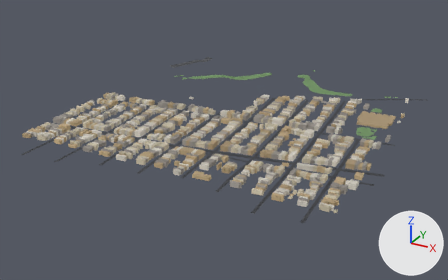
Before and after pictures for a commit that changed the glTF model public/tiles/tile_6_11.glb.
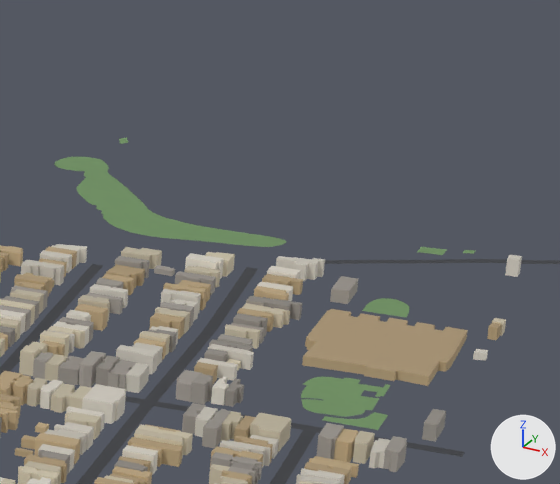
The first picture shows the older version from a camera (50 mm lens) standing at (-1265.0, -1682.0, 646.0) and looking at (-1973.0, -394.0, 2.0). The close-ups show the older and then the newer version on the part from 63% to 93% of the width and 13% to 55% of the height of that picture. Only the edits that show in the close-ups are written down. Lighting does not change. The marker at lower right points along +X, +Y and +Z. Where no turn or scale is listed for an object, it has been applied to the vertices.

Objects in the first close-up: 'bld_6_11', 'grn_6_11', 'road_6_11'.
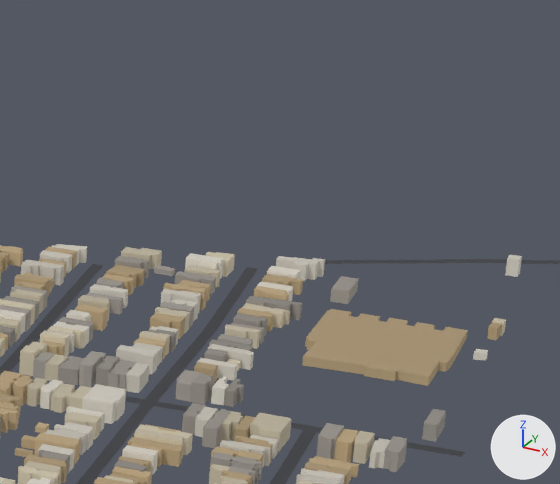
The edits, one by one:
Object 'grn_6_11' (ob_grn_6_11) is deleted.

Boxes [x1, y1, x2, y2] around the edits, measured in the close-ups (560 x 484 px):
'grn_6_11', deleted: before [54, 138, 476, 430]
